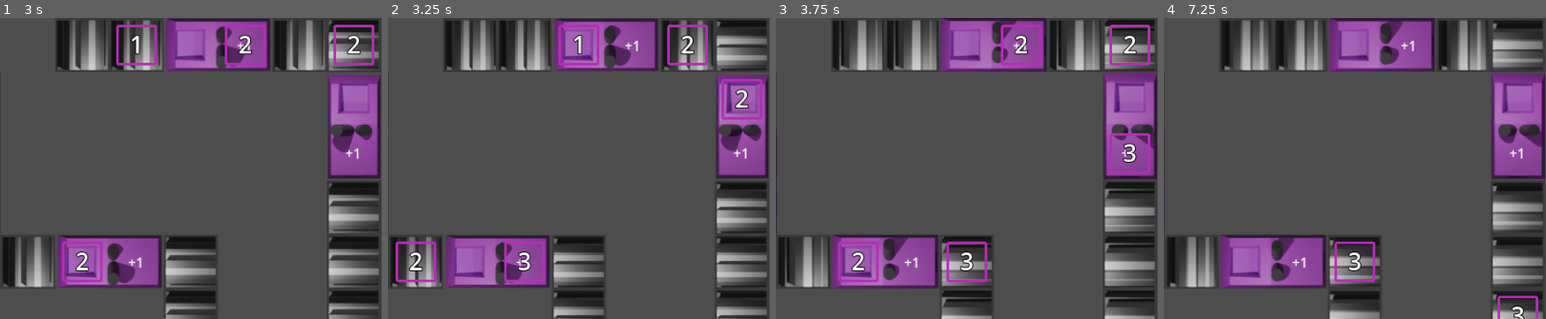
Above: before the commit, frames 1-4 (left to right).
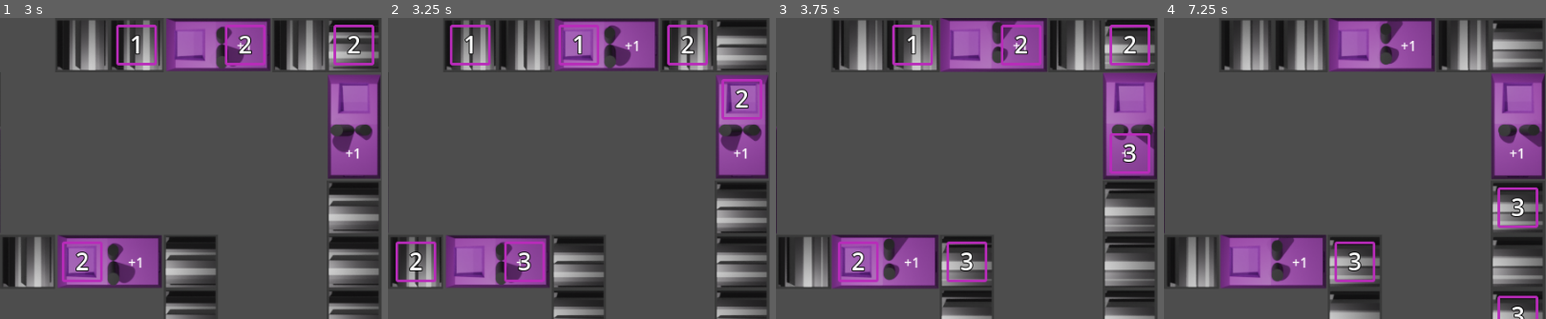
Above: after the commit, the same moments.

Repository: makreth/tiltedgjfeb
Game: Godot game, scene res://Scenes/jacobLevel.tscn
The game is run twice, just before and just after one commit, with the same random seed, the same clock (stepped at 60 frames per second) and the same inputs. This scene is started directly instead of the project's main scene.
Inputs:
- Up to frame 1 (3 s): no input
- Up to frame 2 (3.25 s): no input
- Up to frame 3 (3.75 s): no input
- Up to frame 4 (7.25 s): no input
The pictures show only the part of the screen within x 14-64%, y 0-50%; the shares and areas given below are measured in that part.

Frame 1 is identical in both runs. In frame 2, 0.5% of the frame differs, in the area x 16-27%, y 2-16%; in frame 3, 0.5%; in frame 4, 0.6%, in the area x 87-98%, y 56-70%.

Commit message:
remade test level to work with new machines

Diff:
--- a/Scenes/jacobLevel.tscn
+++ b/Scenes/jacobLevel.tscn
@@ -218,6 +218,10 @@
 position = Vector2(224, -224)
 value = 1
 
+[node name="Item7" parent="." instance=ExtResource("4_yuu7b")]
+position = Vector2(224, -352)
+value = 1
+
 [node name="Item9" parent="." instance=ExtResource("4_yuu7b")]
 position = Vector2(800, 32)
 value = 1
